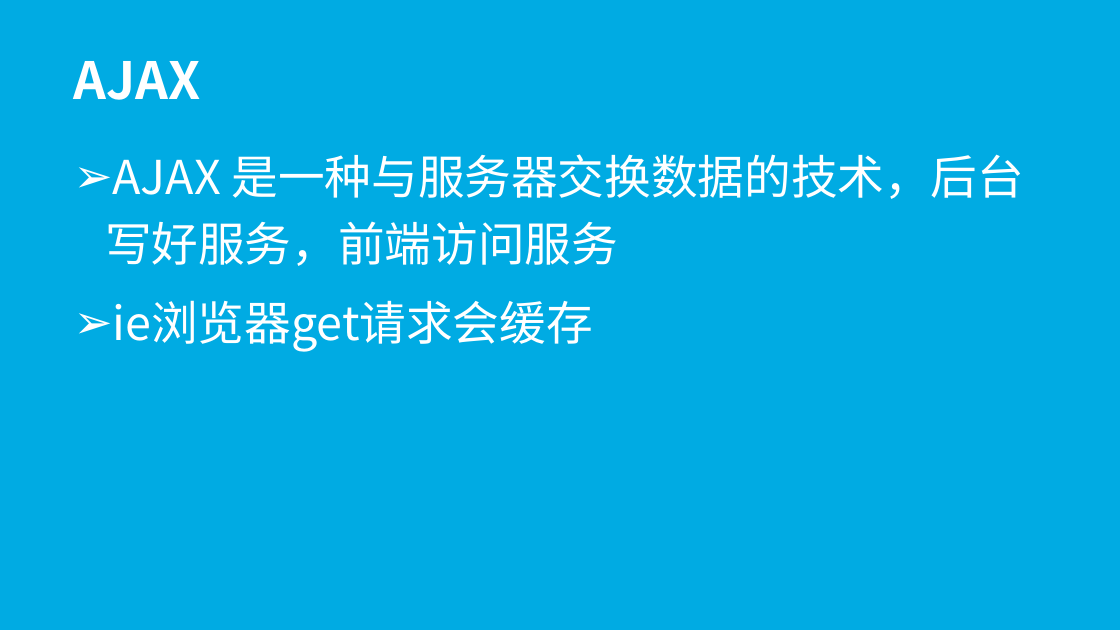
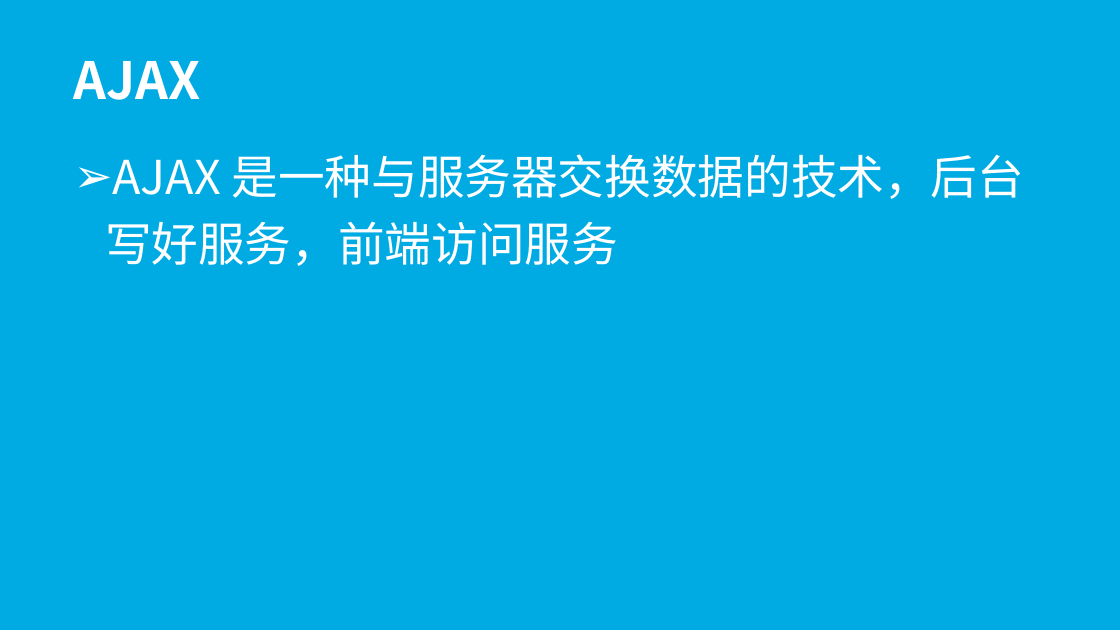
Before and after one commit to wugenshui/ppt, a slide deck: slide 24 of JS/jQuery.pptx. Drawn at 1120x630 pixels with LibreOffice and Linux fonts; fonts in the diff are those of the drawing. Boxes give left, top, right and bottom in pixels: in the first picture for what was removed or moved away, otherwise in the second. Text is boxed around its words. In the diff, an @@ line names an element or a change of style, - is before the commit and + after.

```diff
--- a/JS/jQuery.pptx
+++ b/JS/jQuery.pptx
@@ subtitle at bbox=[113, 300, 593, 352]: paragraph removed @@
-➢ ie浏览器get请求会缓存
```
Also in this commit, not shown: 2 slides added, 1 slide removed, 1 other file.
